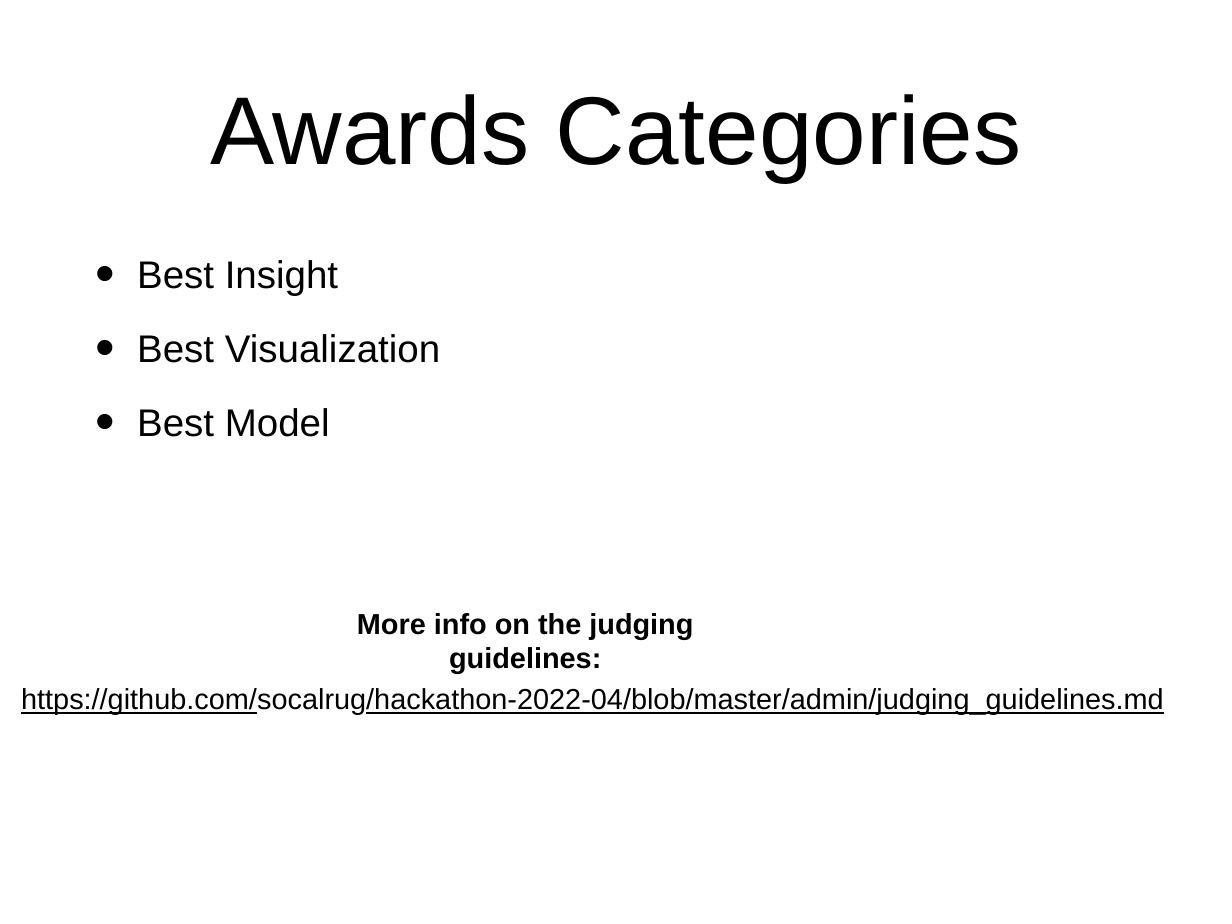
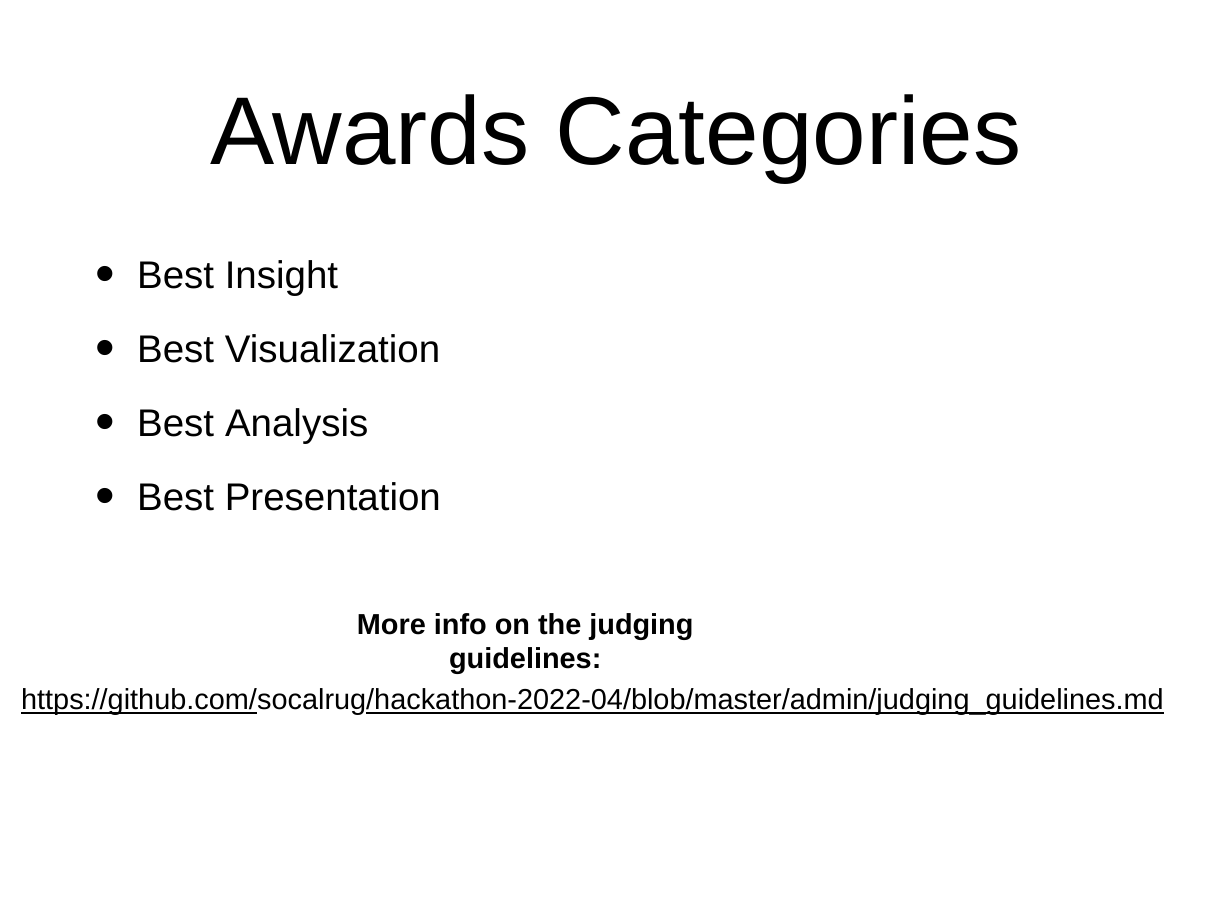
Before and after one commit to socalrug/hackathon-2022-04, a slide deck: slide 6 of admin/intro_slides/hackathon_intro_slides.pptx. Drawn at 1232x924 pixels with LibreOffice and Linux fonts; fonts in the diff are those of the drawing. Boxes give left, top, right and bottom in pixels: in the first picture for what was removed or moved away, otherwise in the second. Text is boxed around its words. In the diff, an @@ line names an element or a change of style, - is before the commit and + after.

```diff
--- a/admin/intro_slides/hackathon_intro_slides.pptx
+++ b/admin/intro_slides/hackathon_intro_slides.pptx
@@ text at bbox=[137, 408, 441, 511]: text changed @@
-• Best Model
+• Best Analysis
+• Best Presentation
```
Also in this commit, not shown: 4 other slides changed, 3 other files.
